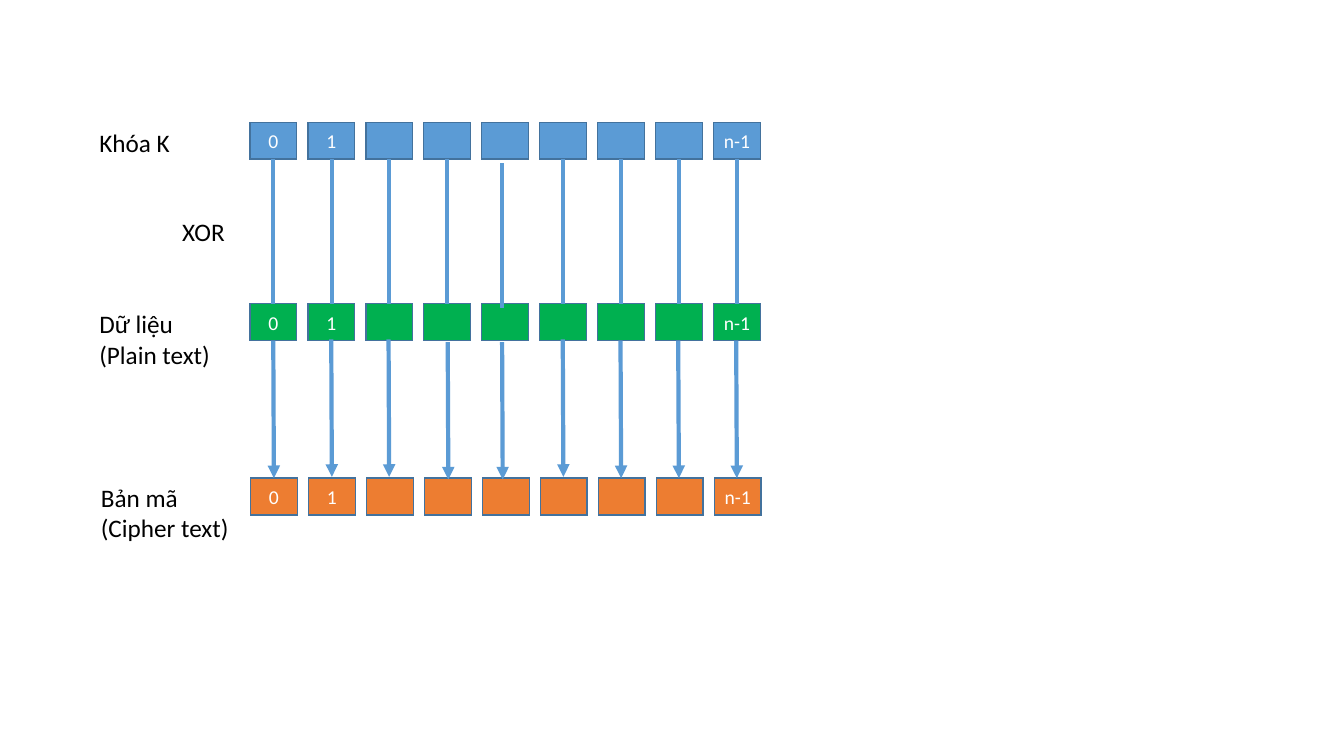
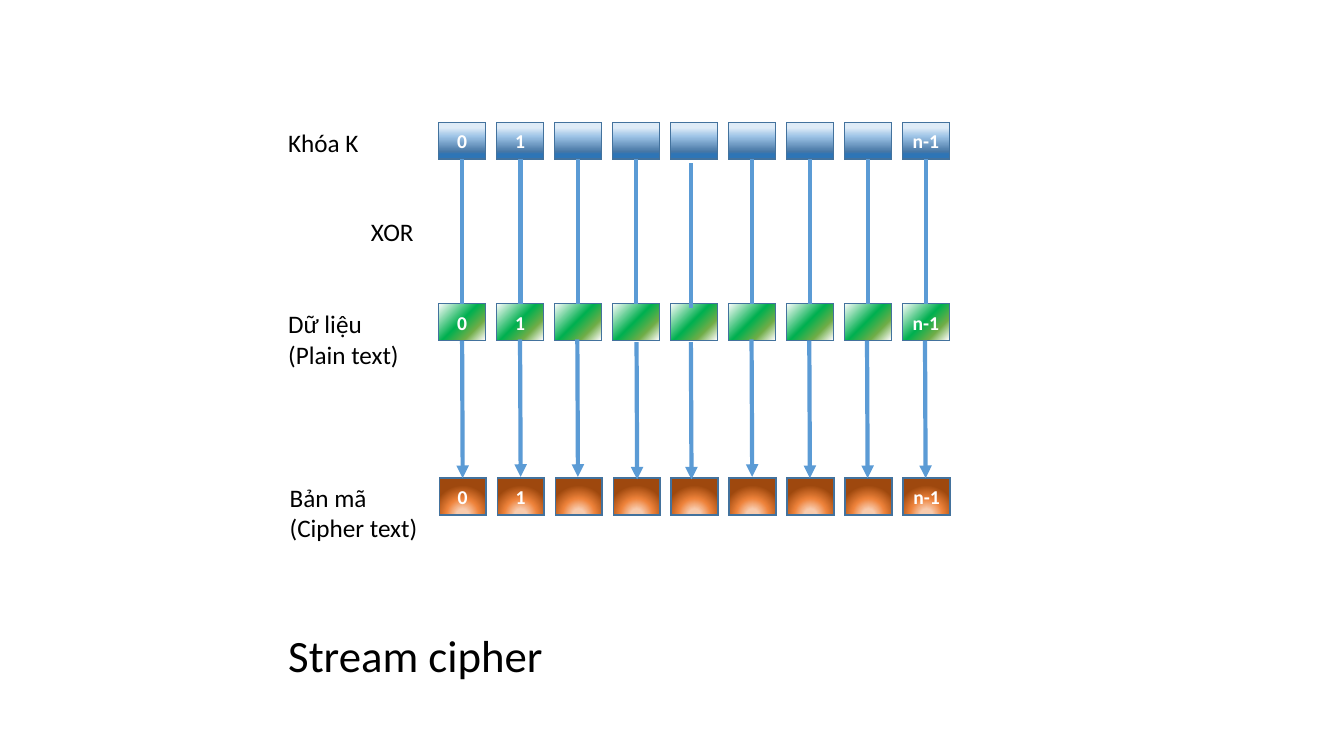
Before and after one commit to dotrungduchd/LUANVAN, a slide deck: slide 4 of Document/SODO.pptx. Drawn at 1344x756 pixels with LibreOffice and Linux fonts; fonts in the diff are those of the drawing. Boxes give left, top, right and bottom in pixels: in the first picture for what was removed or moved away, otherwise in the second. Text is boxed around its words. In the diff, an @@ line names an element or a change of style, - is before the commit and + after.

Commit message:
# Update LUANVAN.docx   + Bảo vệ dữ liệu # Update SODO.pptx   # 3D effect

```diff
--- a/Document/SODO.pptx
+++ b/Document/SODO.pptx
@@ bold on; fill #5B9BD5 to gradient #2E75B6 to #4777A5 to #9DC3E6 to #DEEBF7 in 3 elements at [439,122,485,159], [902,122,949,159], [497,122,543,159] @@
@@ fill #5B9BD5 to gradient #2E75B6 to #4777A5 to #9DC3E6 to #DEEBF7 in 6 elements at [555,122,601,159], [670,122,717,159], [786,122,833,159], [613,122,659,159], [729,122,775,159], [845,122,891,159] @@
@@ bold on; fill #00B050 to gradient #FFFFFF to #70AD47 to #00B050 in 3 elements at [439,303,485,341], [902,303,949,341], [497,303,543,341] @@
@@ 27 rectangles, 9 lines, 9 arrows, 4 texts: place and size @@
-27 rectangles, 9 lines, 9 arrows, 4 texts at [99,122,761,541]
+27 rectangles, 9 lines, 9 arrows, 4 texts at [288,122,950,541]
@@ fill #00B050 to gradient #FFFFFF to #70AD47 to #00B050 in 6 elements at [555,303,601,341], [670,303,717,341], [786,303,833,341], [613,303,659,341], [729,303,775,341], [845,303,891,341] @@
@@ bold on; fill #ED7D31 to gradient #F8CBAD to #EE843B to #9E480E in 3 elements at [497,478,543,515], [903,478,950,515], [440,478,486,515] @@
@@ fill #ED7D31 to gradient #F8CBAD to #EE843B to #9E480E in 6 elements at [556,478,602,515], [613,478,659,515], [671,478,718,515], [729,478,775,515], [787,478,834,515], [845,478,891,515] @@
@@ text added at [288,641,542,680], 32 pt, text #000000 @@
+Stream cipher
```
Also in this commit, not shown: 6 other slides changed, 1 slide added, 2 other files.
